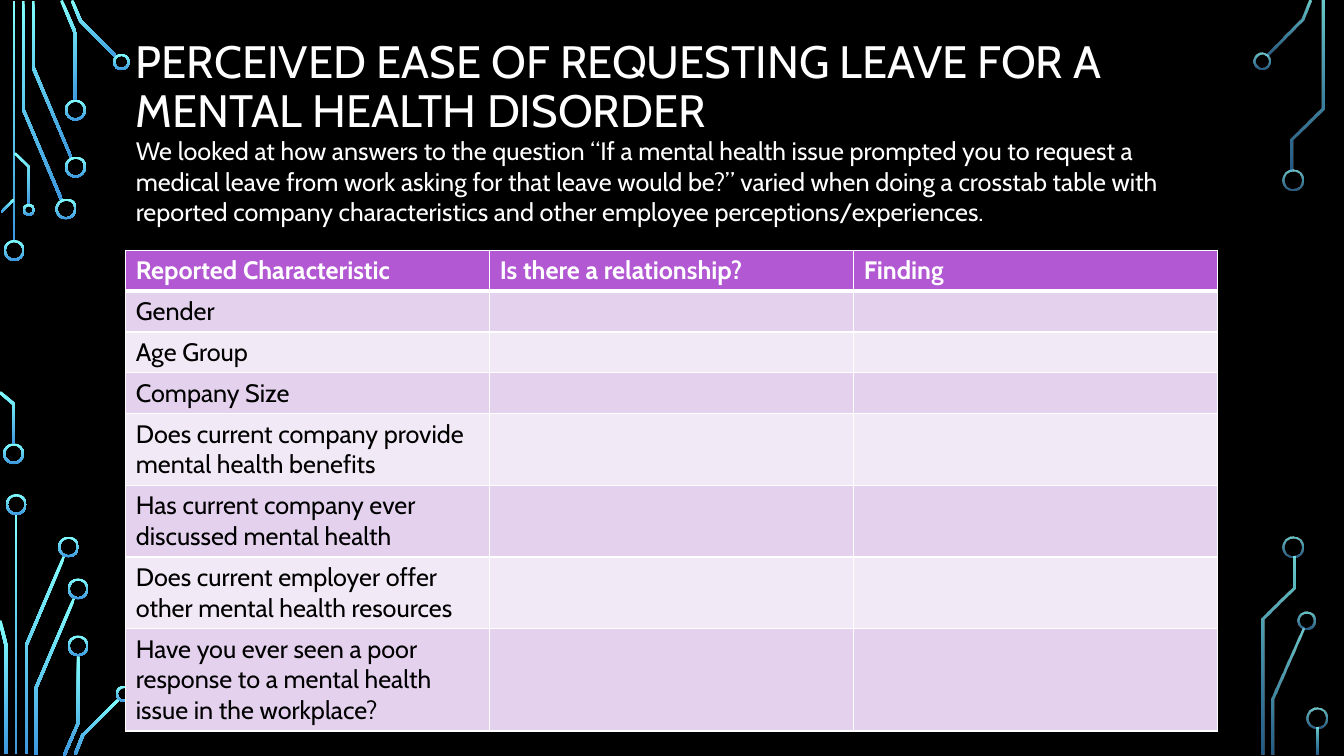
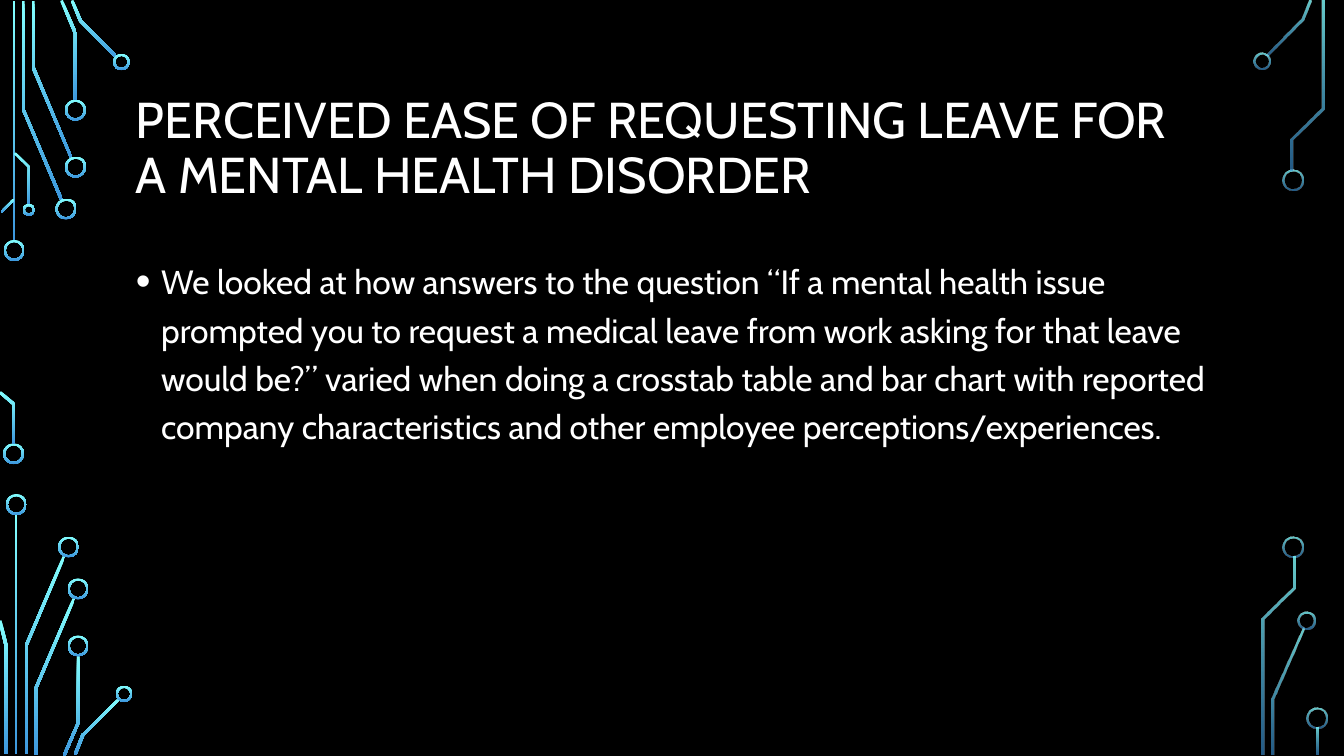
Before and after one commit to shrutih17/INFM600project, a slide deck: slide 12 of Presentation.pptx. Drawn at 1344x756 pixels with LibreOffice and Linux fonts; fonts in the diff are those of the drawing; background and template pictures are left out. Boxes give left, top, right and bottom in pixels: in the first picture for what was removed or moved away, otherwise in the second. Text is boxed around its words. In the diff, an @@ line names an element or a change of style, - is before the commit and + after.

```diff
--- a/Presentation.pptx
+++ b/Presentation.pptx
@@ title "PERCEIVED EASE OF REQUESTING LEAVE ..." moved from (x1=136, y1=45, x2=1102, y2=128) to (x1=136, y1=102, x2=1166, y2=194) @@
@@ title "PERCEIVED EASE OF REQUESTING LEAVE ..." at (x1=136, y1=102, x2=1166, y2=194): size 32.4 to 36 pt @@
@@ table removed at (x1=126, y1=250, x2=1218, y2=729), 8 rows, 3 columns @@
-Reported Characteristic | Is there a relationship? | Finding
-Gender |  | 
-Age Group |  | 
-Company Size |  | 
-Does current company provide mental health benefits |  | 
-Has current company ever discussed mental health |  | 
-Does current employer offer other mental health resources |  | 
-Have you ever seen a poor response to a mental health issue in the workplace? |  | 
@@ text at (x1=161, y1=268, x2=1205, y2=447): text changed; size 18 to 24 pt @@
-We looked at how answers to the question “If a mental health issue prompted you to request a medical leave from work asking for that leave would be?” varied when doing a crosstab table with reported company characteristics and other employee perceptions/experiences.
+• We looked at how answers to the question “If a mental health issue prompted you to request a medical leave from work asking for that leave would be?” varied when doing a crosstab table and bar chart with reported company characteristics and other employee perceptions/experiences.
```
Also in this commit, not shown: 3 other slides changed, 2 slides added.
